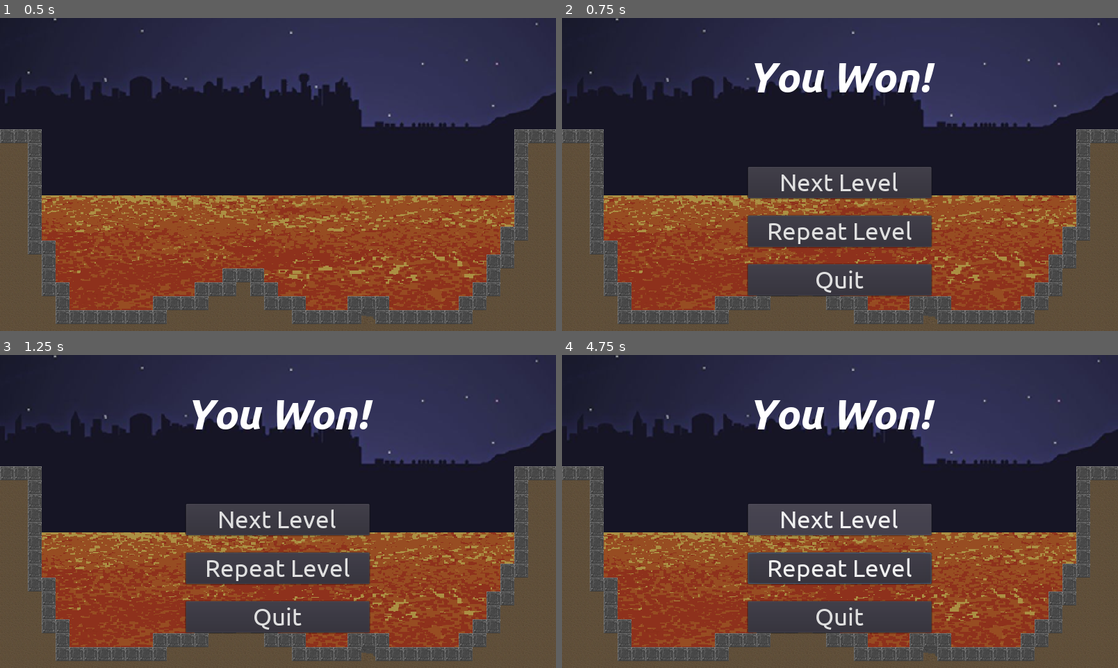
Above: before the commit, frames 1-4 (two rows, left to right).
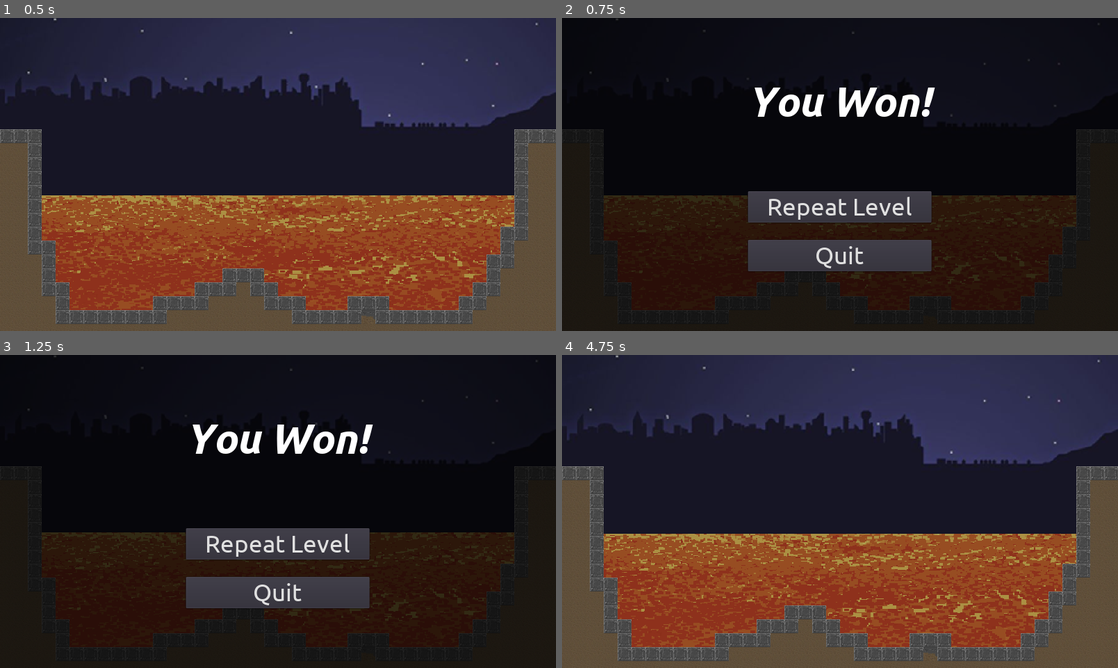
Above: after the commit, the same moments.

Repository: jtuttle/bridger
Game: Godot game, scene res://objects/levels/game/game.tscn
The game is run twice, just before and just after one commit, with the same random seed, the same clock (stepped at 60 frames per second) and the same inputs.
Inputs (mouse positions are in pixels of both pictures, inside the frame that each line leads up to):
- Up to frame 1 (0.5 s): no input
- Up to frame 2 (0.75 s): hold Escape (bring_up_ui) from 0.53 s (still down); hold Space (drop_piece) from 0.53 s (still down)
- Up to frame 3 (1.25 s): keep holding Escape (bring_up_ui); keep holding Space (drop_piece)
- Up to frame 4 (4.75 s): release Escape (bring_up_ui) at 1.25 s; release Space (drop_piece) at 1.25 s; click "Repeat Level" at 1.25 s; click (840, 520) at 2 s, where only the run before the commit has a clickable "Next Level"; click (840, 520) at 2.75 s, where only the run before the commit has a clickable "Next Level"; tap Up (rotate_clockwise) at 3.6 s; hold Escape (bring_up_ui) from 4.28 s (still down); hold Down (rotate_counter_clockwise) from 4.28 s (still down)

Frame 1 is identical in both runs. In frame 2, 96% of the frame differs, in the area x 0-100%, y 0-100%; in frame 3, 96%; in frame 4, 20%.

Commit message:
more UI work

Diff:
--- a/objects/UI/lose_screen/lose_screen.gd
+++ b/objects/UI/lose_screen/lose_screen.gd
@@ -8,7 +8,7 @@
 
 
 func _repeat_pressed():
-	print("repeat button pressed")
+	global.load_level()
 
 
 func _quit_pressed():
--- a/objects/UI/win_screen/win_screen.gd
+++ b/objects/UI/win_screen/win_screen.gd
@@ -1,5 +1,7 @@
 extends CenterContainer
 
+signal REPEAT_LEVEL
+signal NEXT_LEVEL
 
 # Called when the node enters the scene tree for the first time.
 func _ready():
@@ -9,10 +11,12 @@
 
 
 func _next_pressed():
-	print("next level button pressed")
+	global.load_next_level()
+	emit_signal("NEXT_LEVEL")
 
 func _repeat_pressed():
-	print("repeat button pressed")
+	global.load_level()
+	emit_signal("REPEAT_LEVEL")
 
 
 func _quit_pressed():
--- a/objects/UI/win_screen/win_screen.tscn
+++ b/objects/UI/win_screen/win_screen.tscn
@@ -23,9 +23,9 @@
 
 [node name="v_box_container" type="VBoxContainer" parent="."]
 margin_left = 321.0
-margin_top = 60.0
+margin_top = 102.0
 margin_right = 638.0
-margin_bottom = 479.0
+margin_bottom = 437.0
 custom_constants/separation = 30
 alignment = 2
 __meta__ = {
@@ -41,6 +41,7 @@
 "
 
 [node name="next_level_button" type="Button" parent="v_box_container"]
+visible = false
 margin_top = 197.0
 margin_right = 317.0
 margin_bottom = 251.0
@@ -48,15 +49,15 @@
 text = "Next Level"
 
 [node name="repeat_level_button" type="Button" parent="v_box_container"]
+margin_top = 197.0
+margin_right = 317.0
+margin_bottom = 251.0
+custom_fonts/font = SubResource( 2 )
+text = "Repeat Level"
+
+[node name="quit_button" type="Button" parent="v_box_container"]
 margin_top = 281.0
 margin_right = 317.0
 margin_bottom = 335.0
 custom_fonts/font = SubResource( 2 )
-text = "Repeat Level"
-
-[node name="quit_button" type="Button" parent="v_box_container"]
-margin_top = 365.0
-margin_right = 317.0
-margin_bottom = 419.0
-custom_fonts/font = SubResource( 2 )
 text = "Quit"
--- a/objects/global/global.gd
+++ b/objects/global/global.gd
@@ -2,8 +2,10 @@
 
 const _level_path = "res://objects/levels/"
 const _level_prefix = "level_"
+const _level_suffix = ".tscn"
 var _level_num = 1
 
+onready var _level_holder = get_node("/root/game/level_holder")
 
 # Called when the node enters the scene tree for the first time.
 func _ready():
@@ -23,8 +25,28 @@
 
 
 func get_level_path():
-	return str(_level_path, _level_prefix, str(_level_num))
+	return str(_level_path, _level_prefix, str(_level_num), str("/", _level_prefix), str(_level_num), _level_suffix)
 
 
 func get_game():
 	return get_node("/root/game")
+
+
+func load_next_level():
+	print("load_next_level")
+#	_level_num += 1
+	load_level()
+
+
+func load_level():
+	print("load_level")
+	# Remove the current level
+	var level = _level_holder.get_node(get_level_name())
+	_level_holder.remove_child(level)
+	level.call_deferred("free")
+
+	#load the next level
+	var path = get_level_path()
+	var next_level_resource = load(path)
+	var next_level = next_level_resource.instance()
+	_level_holder.add_child(next_level)
--- a/objects/levels/game/game.tscn
+++ b/objects/levels/game/game.tscn
@@ -17,6 +17,16 @@
 
 [node name="ui" type="CanvasLayer" parent="."]
 
+[node name="color_rect" type="ColorRect" parent="ui"]
+visible = false
+self_modulate = Color( 1, 1, 1, 0.705882 )
+anchor_right = 1.0
+anchor_bottom = 1.0
+color = Color( 0, 0, 0, 1 )
+__meta__ = {
+"_edit_use_anchors_": false
+}
+
 [node name="win_screen" parent="ui" instance=ExtResource( 2 )]
 visible = false
 
--- a/objects/levels/level_controller.gd
+++ b/objects/levels/level_controller.gd
@@ -8,6 +8,7 @@
 onready var _timer = $timer # piece stepper
 var _timer_delay = 1
 
+#TODO FIX THIS IF WE DO DYNAMIC LEVELS
 onready var _tile_map = $level_holder/level_1/tile_map #TODO MAKE THIS A DYNAMIC PATH
 onready var _level = $level_holder/level_1
 
@@ -43,7 +44,11 @@
 
 	set_process_input(true)
 
+	_win_screen.connect("NEXT_LEVEL", self, "_reset")
+	_win_screen.connect("REPEAT_LEVEL", self, "_reset")
+
 	_start_level()
+
 
 func get_hazard_level():
 	return _minimum_safe_row
@@ -126,7 +131,7 @@
 #		tops.append(_column_top(i))
 
 #	_player.walk(tops)
-	_win_screen.visible = true
+	_show_win_screen()
 
 
 func _spawn_piece():
@@ -204,7 +209,25 @@
 
 	return row
 
-func _place_minimum_level(min_row : int = 15):
-	#draw rectangle at specified row in the grid, over the tilemap
-
-	print("minimum level = ", min_row)
+
+#manipulate the UI
+func _reset():
+	_hide_win_screen()
+	_hide_lose_screen()
+
+
+func _show_win_screen():
+	$ui/color_rect.visible = true
+	_win_screen.visible = true
+
+func _hide_win_screen():
+	$ui/color_rect.visible = false
+	_win_screen.visible = false
+
+func _show_lose_screen():
+	$ui/color_rect.visible = true
+	_lose_screen.visible = true
+
+func _hide_lose_screen():
+	$ui/color_rect.visible = false
+	_lose_screen.visible = false
